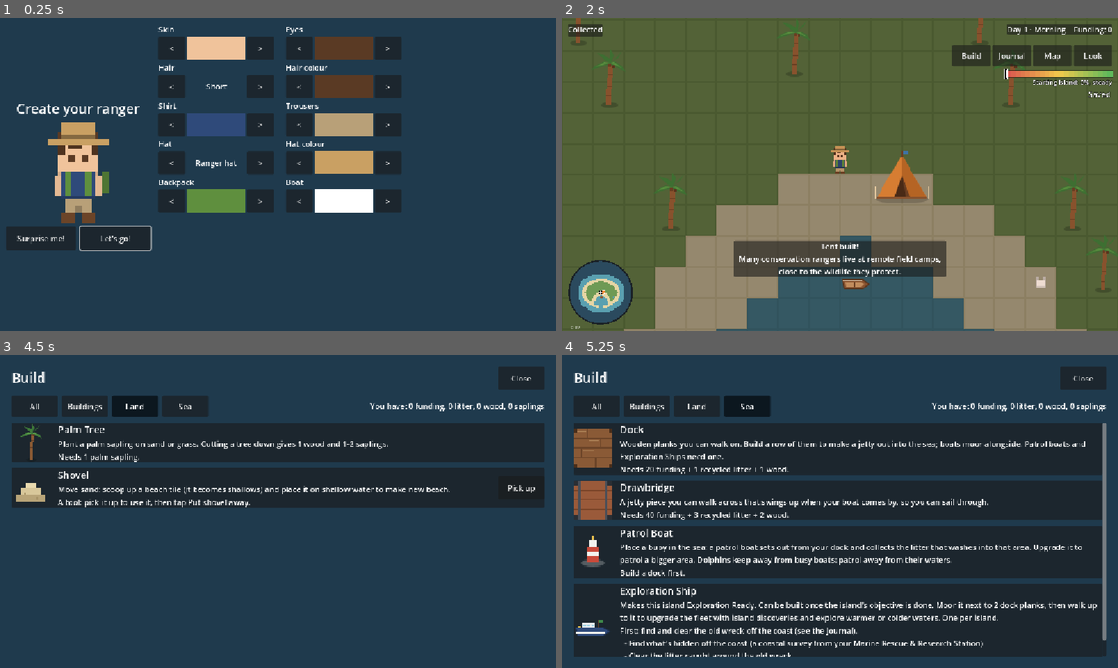
Above: before the commit, frames 1-4 (two rows, left to right).
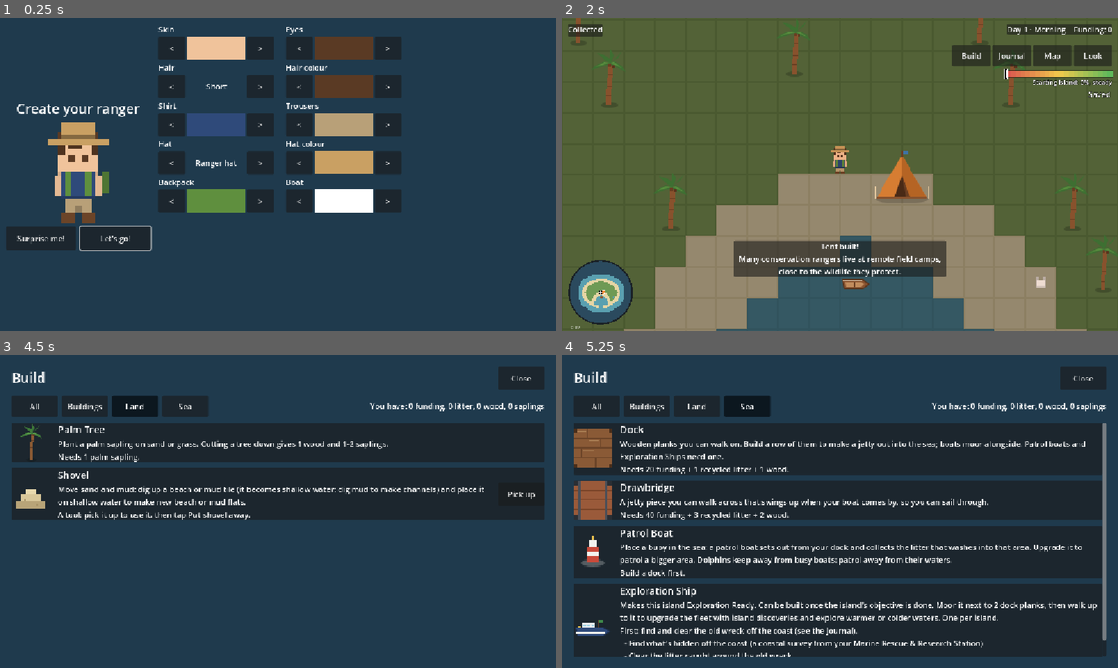
Above: after the commit, the same moments.

Repository: detronics-apps/ocean-haven
Game: Godot game, scene res://scenes/world/ocean_world.tscn
Same seed, same stepped clock (60 frames per second), same inputs: the game is played once before the commit and once after it.
Inputs:
- Up to frame 1 (0.25 s): no input
- Up to frame 2 (2 s): click "Let's go!" at 0.5 s; click "Place" at 1.25 s
- Up to frame 3 (4.5 s): click "Build" at 2 s; click "All" at 2.75 s; click "Buildings" at 3.5 s; click "Land" at 4.25 s
- Up to frame 4 (5.25 s): click "Sea" at 5 s

Frames 1-2 are identical in both runs. In frame 3, 5.1% of the frame differs, in the area x 2-98%, y 40-53%; in frame 4, nothing differs.

Commit message:
Mangrove step 1: the shovel digs mud too (dug mud makes a channel; carry 3 mud, storable, never lost; mud on shallow water makes a mud flat); ISLAND_RULES: nothing the player does is permanent
Co-Authored-By: Claude Opus 5.5 <noreply@anthropic.com>
Claude-Session: https://claude.ai/code/session_01TgTuR8CE1ck28M9f6vukjR

Diff:
--- /dev/null
+++ b/assets/items/mud.svg
@@ -0,0 +1,8 @@
+<svg xmlns="http://www.w3.org/2000/svg" width="16" height="16" viewBox="0 0 16 16" shape-rendering="crispEdges">
+  <!-- A wet lump of mangrove mud -->
+  <rect x="2" y="10" width="12" height="4" fill="#5a4630"/>
+  <rect x="3" y="7" width="10" height="3" fill="#6e5a3e"/>
+  <rect x="5" y="5" width="6" height="2" fill="#7e6a4a"/>
+  <rect x="6" y="8" width="2" height="1" fill="#9a8866"/>
+  <rect x="10" y="11" width="1" height="1" fill="#3e3020"/>
+</svg>
--- a/data/buildings/shovel.tres
+++ b/data/buildings/shovel.tres
@@ -7,10 +7,10 @@
 script = ExtResource("1_akqsv")
 id = &"shovel"
 display_name = "Shovel"
-description = "Move sand: scoop up a beach tile (it becomes shallows) and place it on shallow water to make new beach."
+description = "Move sand and mud: dig up a beach or mud tile (it becomes shallow water: dig mud to make channels) and place it on shallow water to make new beach or mud flats."
 order = 7
 texture = ExtResource("2_okw24")
-terrain = PackedStringArray("sand", "grass")
+terrain = PackedStringArray("sand", "grass", "mud")
 tool = &"shovel"
 category = &"land"
 storm_proof = true
--- /dev/null
+++ b/data/items/mud.tres
@@ -0,0 +1,13 @@
+[gd_resource type="Resource" script_class="ItemData" format=3]
+
+[ext_resource type="Texture2D" path="res://assets/items/mud.svg" id="1_mud"]
+[ext_resource type="Script" path="res://scripts/systems/item_data.gd" id="2_item"]
+
+[resource]
+script = ExtResource("2_item")
+id = &"mud"
+display_name = "Mud"
+icon = ExtResource("1_mud")
+is_litter = false
+carry_limit = 3
+fact = "Mangrove mud is made of fine silt washed down from the land. Mangrove roots trap it, which slowly builds new land at the water's edge."
--- a/scripts/world/sand_shovel.gd
+++ b/scripts/world/sand_shovel.gd
@@ -1,13 +1,16 @@
 class_name SandShovel
 extends Node
-## Moving sand. With the shovel picked up (Build menu -> Shovel), the 8 tiles around
-## the ranger are outlined: sand that can be picked up, and (while carrying sand)
+## Moving sand and mud. With the shovel picked up (Build menu -> Shovel), the 8 tiles around
+## the ranger are outlined: sand or mud that can be dug up, and (while carrying some)
 ## shallow water that can be filled. Tap one to select it; the action bar then
-## offers "Pick up sand" or "Place sand" for exactly that tile. The ranger carries
-## one sand at a time; now and then the sand hides buried litter. Sand on deep water makes it shallow, so filling deep water takes 2.
+## offers "Dig up sand / mud" or "Place sand / mud" for exactly that tile. The ranger carries
+## one sand or 3 mud (storable in Ranger Houses: dug mud is never lost, so a channel can
+## always be filled back in); now and then sand hides buried litter. Digging mud makes a
+## channel (shallow water); mud on shallow water makes a mud flat. Filling deep water takes 2.
 ## "Put shovel away" (an action button) ends it. Every changed tile is saved.
 
 const SAND_TILE := Vector2i(1, 0)
+const MUD_TILE := Vector2i(5, 0)
 const SHALLOW_TILE := Vector2i(0, 0)
 const CAN_PICK_UP := Color(0.55, 1.0, 0.55, 0.9)
 const CAN_PLACE := Color(0.5, 0.8, 1.0, 0.9)
@@ -16,6 +19,7 @@
 @export var litter_chance := 0.1
 
 var _sand: ItemData = load("res://data/items/sand.tres")
+var _mud: ItemData = load("res://data/items/mud.tres")
 ## Holding the shovel right now.
 var active := false
 ## The tile the ranger tapped (one of the 8 around them), or null.
@@ -60,7 +64,8 @@
 	if selected != null and selected not in around:
 		selected = null  # walked away from it
 	if _label:
-		_label.text = "Shovel: tap a tile next to you · Sand %d/%d" % [Inventory.count(_sand.id), _sand.carry_limit]
+		_label.text = "Shovel: tap a tile next to you · Sand %d/%d · Mud %d/%d" % [
+			Inventory.count(_sand.id), _sand.carry_limit, Inventory.count(_mud.id), _mud.carry_limit]
 	_outlines.queue_redraw()
 
 
@@ -93,12 +98,33 @@
 		return ""
 	var centre := Terrain.centre_of(cell)
 	var terrain := Terrain.at(get_tree(), centre)
-	if terrain == "sand" and Inventory.room_for(_sand) > 0:
+	var item := material_at(cell)
+	if item and Inventory.room_for(item) > 0:
 		return "pick_up"
-	var fillable := (terrain == "water" and not Terrain.walkable(get_tree(), centre)) 		or (terrain == "" and Terrain.ground_near(get_tree(), centre) != null)  # deep water
-	if fillable and Inventory.count(_sand.id) > 0:
+	var fillable := (terrain == "water" and not Terrain.walkable(get_tree(), centre)) \
+		or (terrain == "" and Terrain.ground_near(get_tree(), centre) != null)  # deep water
+	if fillable and carried_material() != null:
 		return "place"
 	return ""
+
+
+## What digging `cell` gives (sand or mud), or null.
+func material_at(cell: Vector2i) -> ItemData:
+	match Terrain.at(get_tree(), Terrain.centre_of(cell)):
+		"sand":
+			return _sand
+		"mud":
+			return _mud
+	return null
+
+
+## What the ranger would place: mud first (if carrying any), else sand; null = nothing.
+func carried_material() -> ItemData:
+	if Inventory.count(_mud.id) > 0:
+		return _mud
+	if Inventory.count(_sand.id) > 0:
+		return _sand
+	return null
 
 
 ## For the action buttons: what can be done with the selected tile, and putting it away.
@@ -108,10 +134,13 @@
 	var list := [{"label": "Put shovel away", "do": stop}]
 	match what_can_be_done(selected) if selected != null else "":
 		"pick_up":
-			list.push_front({"label": "Pick up sand", "do": pick_up.bind(selected)})
+			var dug := material_at(selected)
+			list.push_front({"label": "Pick up sand" if dug == _sand else "Dig up mud (makes a channel)", "do": pick_up.bind(selected)})
 		"place":
 			var deep := Terrain.at(get_tree(), Terrain.centre_of(selected)) == ""
-			list.push_front({"label": "Place sand (makes it shallow)" if deep else "Place sand", "do": place.bind(selected)})
+			var what := carried_material().display_name.to_lower()
+			list.push_front({"label": ("Place %s (makes it shallow)" % what) if deep
+				else ("Place mud (makes a mud flat)" if what == "mud" else "Place sand"), "do": place.bind(selected)})
 	return list
 
 
@@ -119,9 +148,11 @@
 func pick_up(cell: Vector2i) -> void:
 	if what_can_be_done(cell) != "pick_up":
 		return
+	var dug := material_at(cell)
 	_set_tile(cell, SHALLOW_TILE)
-	Inventory.add(_sand, 1, false)
-	if randf() < litter_chance:
+	Inventory.add(dug, 1, false)
+	get_tree().call_group("ecosystems", "settle_now")  # the water changed
+	if dug == _sand and randf() < litter_chance:
 		var spawner: LitterSpawner = get_tree().get_first_node_in_group("litter_spawner")
 		if spawner:
 			spawner.dig_up_at(Terrain.centre_of(cell))
@@ -133,8 +164,10 @@
 	if what_can_be_done(cell) != "place":
 		return
 	var deep := Terrain.at(get_tree(), Terrain.centre_of(cell)) == ""
-	if Inventory.take_item(_sand.id):
-		_set_tile(cell, SHALLOW_TILE if deep else SAND_TILE)
+	var item := carried_material()
+	if Inventory.take_item(item.id):
+		_set_tile(cell, SHALLOW_TILE if deep else (MUD_TILE if item == _mud else SAND_TILE))
+		get_tree().call_group("ecosystems", "settle_now")  # the water changed
 
 
 func _set_tile(cell: Vector2i, atlas: Vector2i) -> void:
--- a/tests/test_sand.gd
+++ b/tests/test_sand.gd
@@ -99,9 +99,54 @@
 		"the changed tiles are restored")
 	DirAccess.remove_absolute(ProjectSettings.globalize_path(PATH))
 
+	# --- Mud (the Mangrove Coast): dig channels, carry up to 3, build mud flats with it ---
+	await process_frame
+	player = world.get_node("Player")
+	shovel = world.get_node("SandShovel")
+	shovel.start()
+	var mangrove: Node2D = world.get_node("MangroveIsland")
+	var mground: TileMapLayer = mangrove.get_node("Ground")
+	var mud_cell := Vector2i.MAX
+	for c in mground.get_used_cells():
+		if mground.get_cell_tile_data(c).get_custom_data("terrain") != "mud":
+			continue
+		var n := 0
+		for d in [Vector2i(1, 0), Vector2i(2, 0), Vector2i(3, 0)]:
+			var t := mground.get_cell_tile_data(c + d)
+			if t and t.get_custom_data("terrain") == "mud":
+				n += 1
+		if n == 3:
+			mud_cell = c
+			break
+	var world_cell := Vector2i((mground.to_global(mground.map_to_local(mud_cell)) / 32.0).floor())
+	player.global_position = Terrain_centre(world_cell + Vector2i(0, -1))
+	_expect(_terrain(Terrain_centre(world_cell + Vector2i(0, -1))) != "", "(standing on the mangrove island)")
+	inventory.restore({}, {})
+	var dug := 0
+	for i in 3:
+		shovel.selected = world_cell + Vector2i(i, 0)
+		var labels2: Array = shovel.actions().map(func(a: Dictionary) -> String: return a.label)
+		if labels2.has("Dig up mud (makes a channel)"):
+			shovel.actions()[0].do.call()
+			dug += 1
+	_expect(dug >= 2 and inventory.count(&"mud") == dug and _terrain(Terrain_centre(world_cell)) == "water",
+		"digging mud makes a channel, and the ranger carries the mud (%d)" % dug)
+	var mud_item: Resource = load("res://data/items/mud.tres")
+	_expect(mud_item.carry_limit == 3 and not mud_item.is_litter, "up to 3 mud at a time (not litter)")
+	shovel.selected = world_cell
+	var fill: Array = shovel.actions().map(func(a: Dictionary) -> String: return a.label)
+	_expect(fill.has("Place mud (makes a mud flat)"), "the dug mud can go back on shallow water (%s)" % [fill])
+	shovel.actions()[0].do.call()
+	_expect(_terrain(Terrain_centre(world_cell)) == "mud" and inventory.count(&"mud") == dug - 1, "so a channel can always be filled back in")
+	shovel.stop()
+
 	if not _failed:
 		print("PASS")
 	quit(1 if _failed else 0)
+
+
+func Terrain_centre(cell: Vector2i) -> Vector2:
+	return (Vector2(cell) + Vector2(0.5, 0.5)) * 32.0
 
 
 func _terrain(point: Vector2) -> String:
Not shown, added: assets/items/mud.svg.import
Not shown, changed: docs/ISLAND_RULES.md
